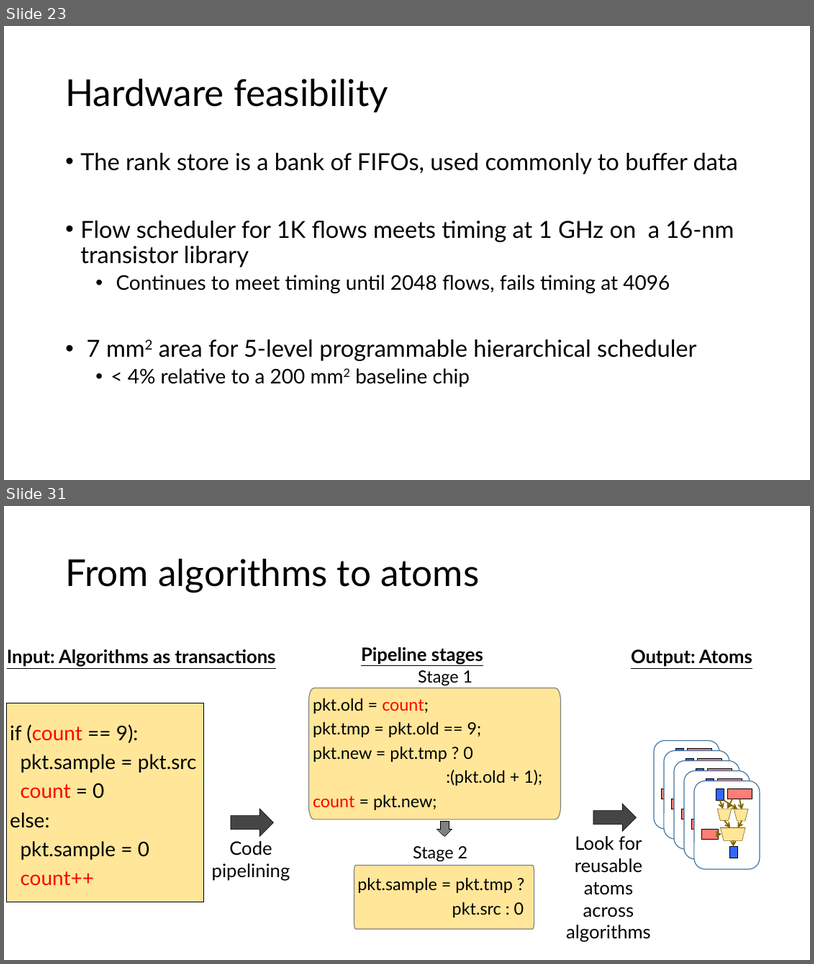
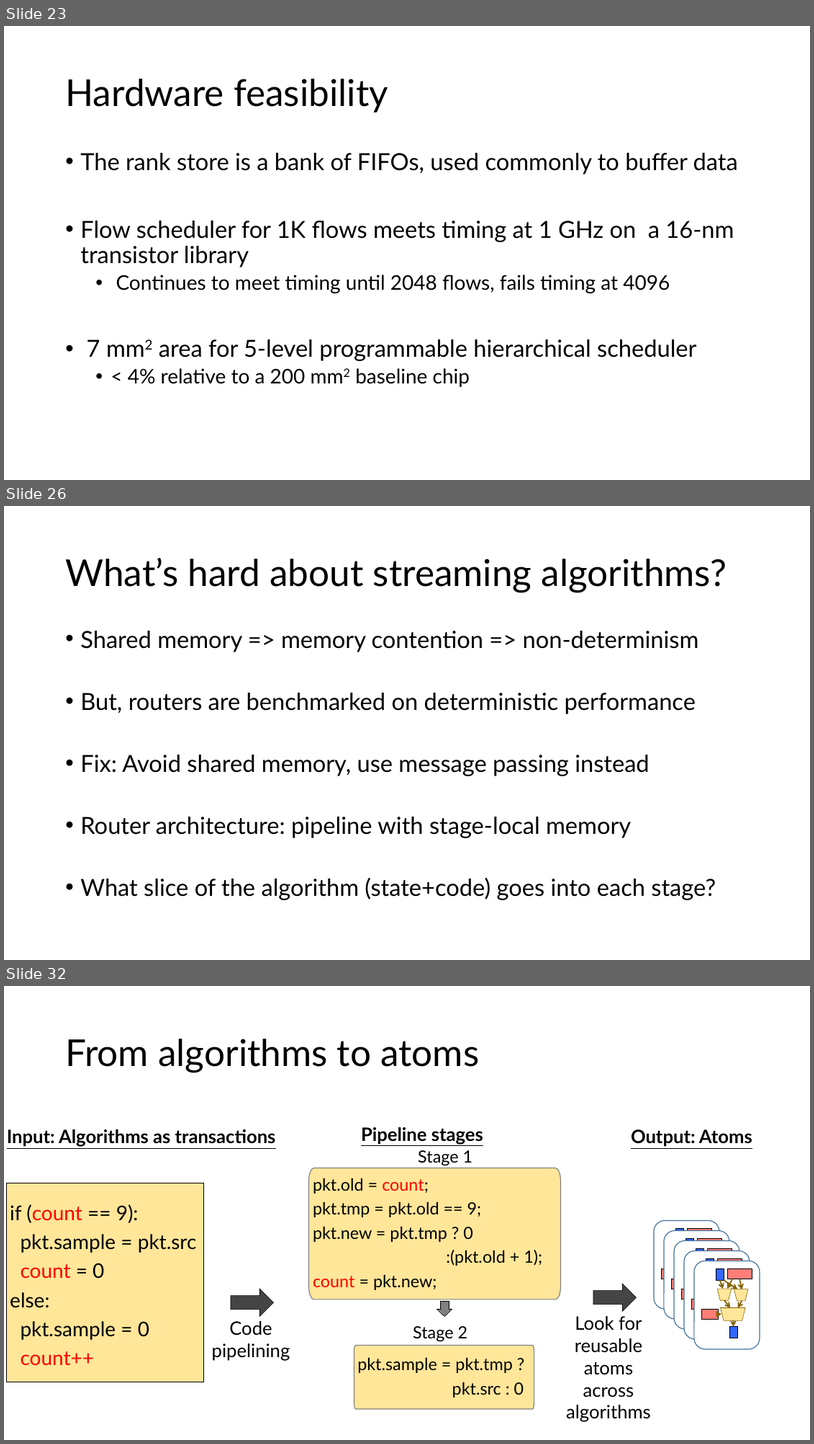
Before and after one commit to anirudhSK/pifo-domino-marple-ppts, a slide deck: combined_domino_pifo.pptx. Shown one above the other, each under a label of ours: slides 23 and 31 before the commit, slides 23, 26 and 32 after it; the slides between them are not shown. The pictures are 814x964 and 814x1444 pixels, drawn with LibreOffice and Linux fonts; fonts in the diff are those of the drawing. Boxes give left, top, right and bottom in pixels: in the first picture for what was removed or moved away, otherwise in the second. Text is boxed around its words. In the diff, an @@ line names an element or a change of style, - is before the commit and + after.

```diff
--- a/combined_domino_pifo.pptx
+++ b/combined_domino_pifo.pptx
@@ slide 26 added at [4, 506, 810, 960], background #FFFFFF @@
@@ title added at [65, 558, 728, 592], 44 pt, text #000000 @@
+What’s hard about streaming algorithms?
@@ text added at [80, 631, 716, 900], 28 pt, text #000000 @@
+• Shared memory => memory contention => non-determinism
+• But, routers are benchmarked on deterministic performance
+• Fix: Avoid shared memory, use message passing instead
+• Router architecture: pipeline with stage-local memory
+• What slice of the algorithm (state+code) goes into each stage?
@@ what was slide 31 is now slide 32 @@
```
Also in this commit, not shown: 13 slides changed.
